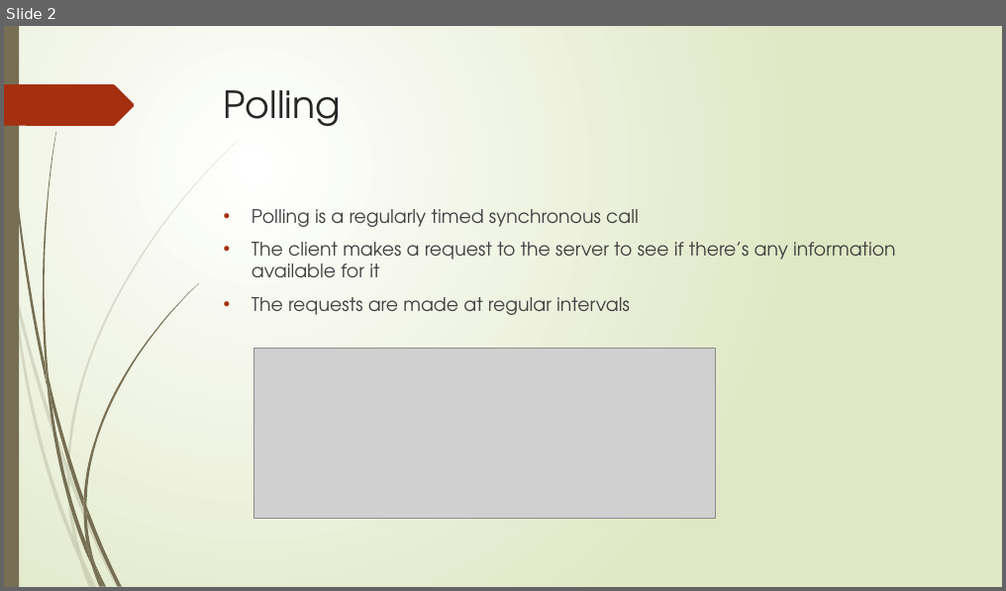
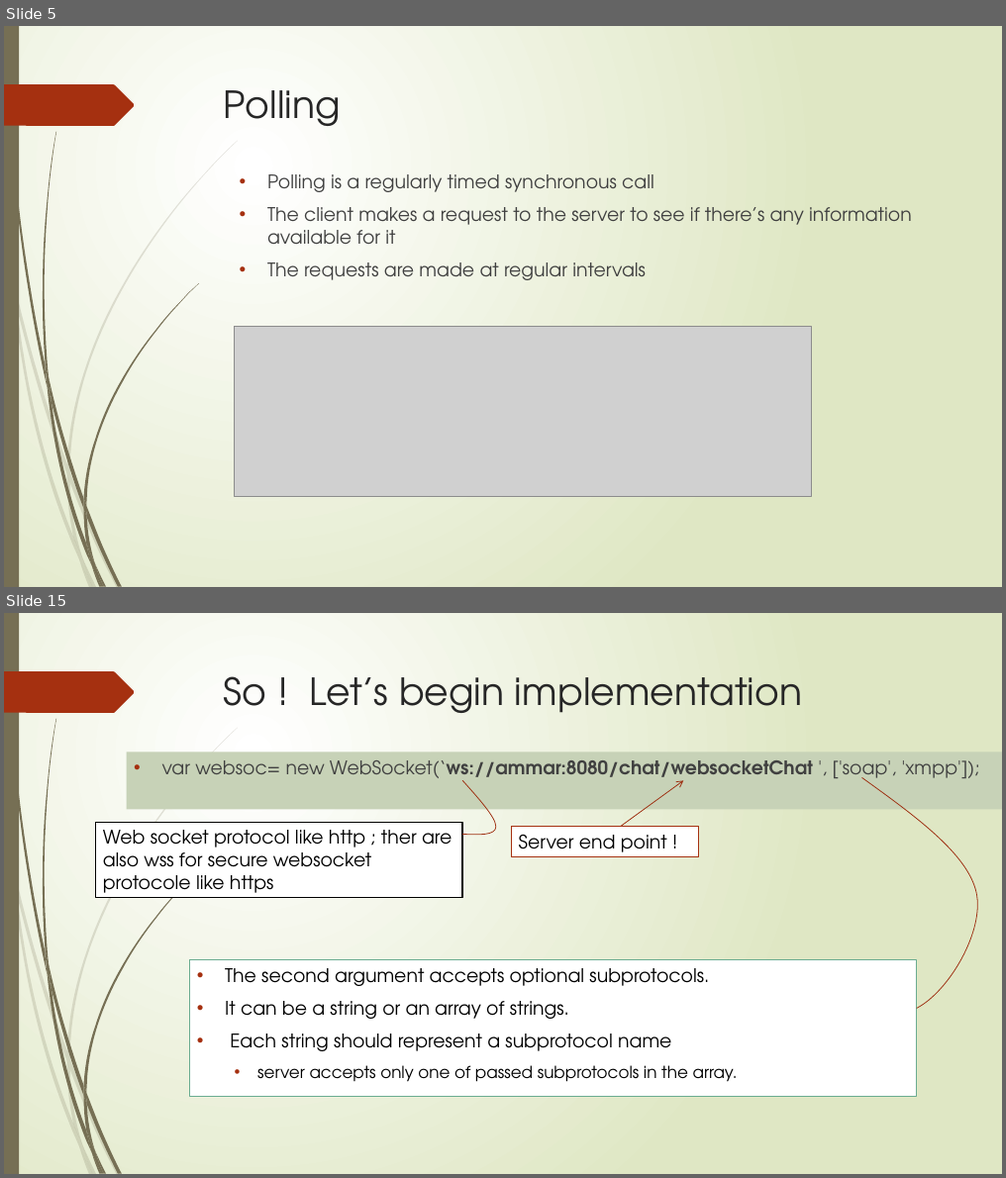
Before and after one commit to aliammar7/WebSocket, a slide deck: Websocket.pptx. Shown one above the other, each under a label of ours: slide 2 before the commit, slides 5 and 15 after it; the slides between them are not shown. The pictures are 1006x591 and 1006x1178 pixels, drawn with LibreOffice and Linux fonts; fonts in the diff are those of the drawing; grey boxes stand for pictures. Boxes give left, top, right and bottom in pixels: in the first picture for what was removed or moved away, otherwise in the second. Text is boxed around its words. In the diff, an @@ line names an element or a change of style, - is before the commit and + after.

```diff
--- a/Websocket.pptx
+++ b/Websocket.pptx
@@ slide 15 added at [4, 613, 1002, 1174], background gradient #FFFFFF to #DFE8C4; not listed: 24 template elements that a slide beside it also shows @@
@@ title added at [224, 676, 802, 713], 36 pt, text #262626 @@
+So ! Let’s begin implementation
@@ rectangle added at [126, 753, 1002, 810], fill #C7D2B7, 18 pt, text #404040 @@
+• var websoc= new WebSocket(‘ws://ammar:8080/chat/websocketChat ', ['soap', 'xmpp']);
@@ freeform shape added at [463, 780, 496, 836], outline #9E2E0F 0.75 pt @@
@@ arrow added from (620, 828) to (684, 780), #9E2E0F 0.75 pt @@
@@ freeform shape added at [862, 777, 985, 1008], outline #9E2E0F 0.75 pt @@
@@ rectangle added at [95, 823, 462, 898], fill #FFFFFF, outline #000000 1.25 pt, 18 pt, text #000000 @@
+Web socket protocol like http ; ther are also wss for secure websocket protocole like https
@@ rectangle added at [512, 827, 699, 857], fill #FFFFFF, outline #A53010 1.25 pt, 18 pt, text #000000 @@
+Server end point !
@@ text added at [190, 959, 917, 1096], fill #FFFFFF, outline #6AAC91 1.25 pt, 18 pt, text #000000 @@
+• The second argument accepts optional subprotocols.
+• It can be a string or an array of strings.
+• Each string should represent a subprotocol name
+  • server accepts only one of passed subprotocols in the array.
@@ what was slide 2 is now slide 5 @@
@@ slide 5 changed as well @@
@@ text "Polling is a regularly timed ...": place and size @@
-text "Polling is a regularly timed ..." at [252, 209, 896, 315]
+text "Polling is a regularly timed ..." at [267, 174, 912, 280]
@@ picture: place and size @@
-picture at [254, 348, 715, 519]
+picture at [235, 326, 812, 497]
```
Also in this commit, not shown: 1 other slide changed, 19 other slides added, 1 slide removed.
